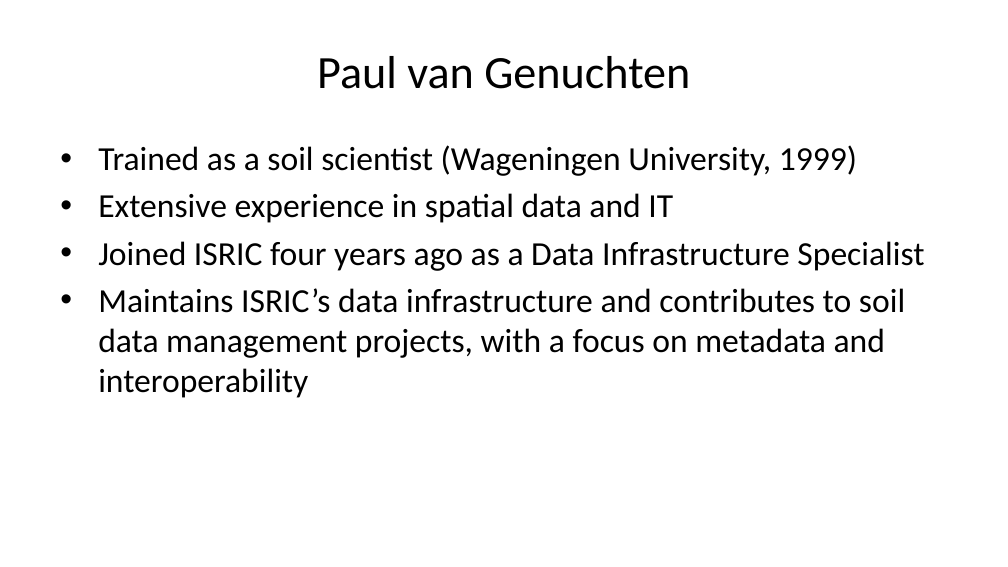
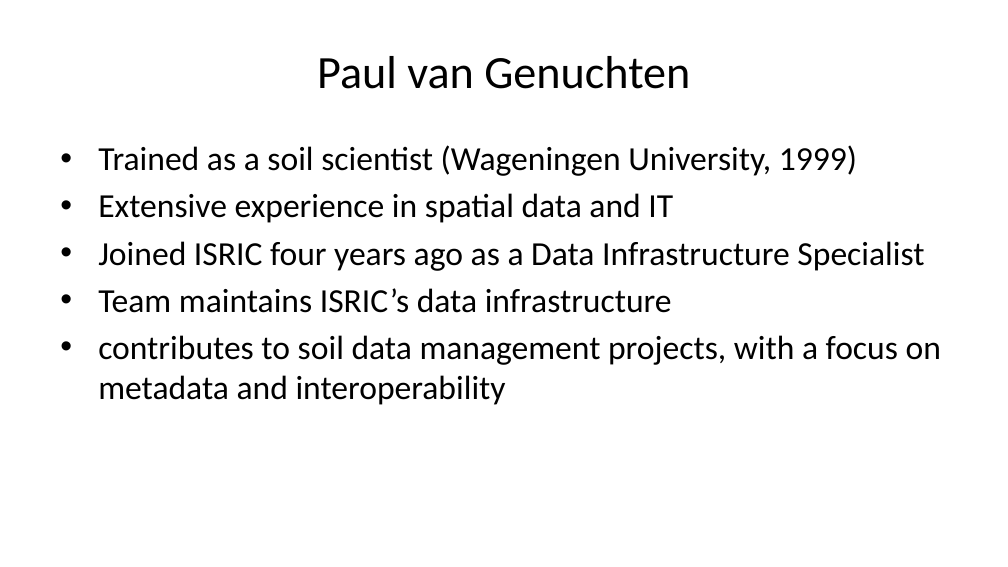
Before and after one commit to pvgenuchten/slides, a slide deck: slide 6 of slides/2026-soil-information-systems-for-decision-making-in-africa.pptx (slide 4 before the commit). Drawn at 1008x567 pixels with LibreOffice and Linux fonts; fonts in the diff are those of the drawing. Boxes give left, top, right and bottom in pixels: in the first picture for what was removed or moved away, otherwise in the second. Text is boxed around its words. In the diff, an @@ line names an element or a change of style, - is before the commit and + after.

```diff
--- a/slides/2026-soil-information-systems-for-decision-making-in-africa.pptx
+++ b/slides/2026-soil-information-systems-for-decision-making-in-africa.pptx
@@ text at (98, 288, 941, 405): text changed @@
-• Maintains ISRIC’s data infrastructure and contributes to soil data management projects, with a focus on metadata and interoperability
+• Team maintains ISRIC’s data infrastructure
+• contributes to soil data management projects, with a focus on metadata and interoperability
```
Also in this commit, not shown: 8 other slides changed, 3 slides added, 1 slide removed, 44 other files.
